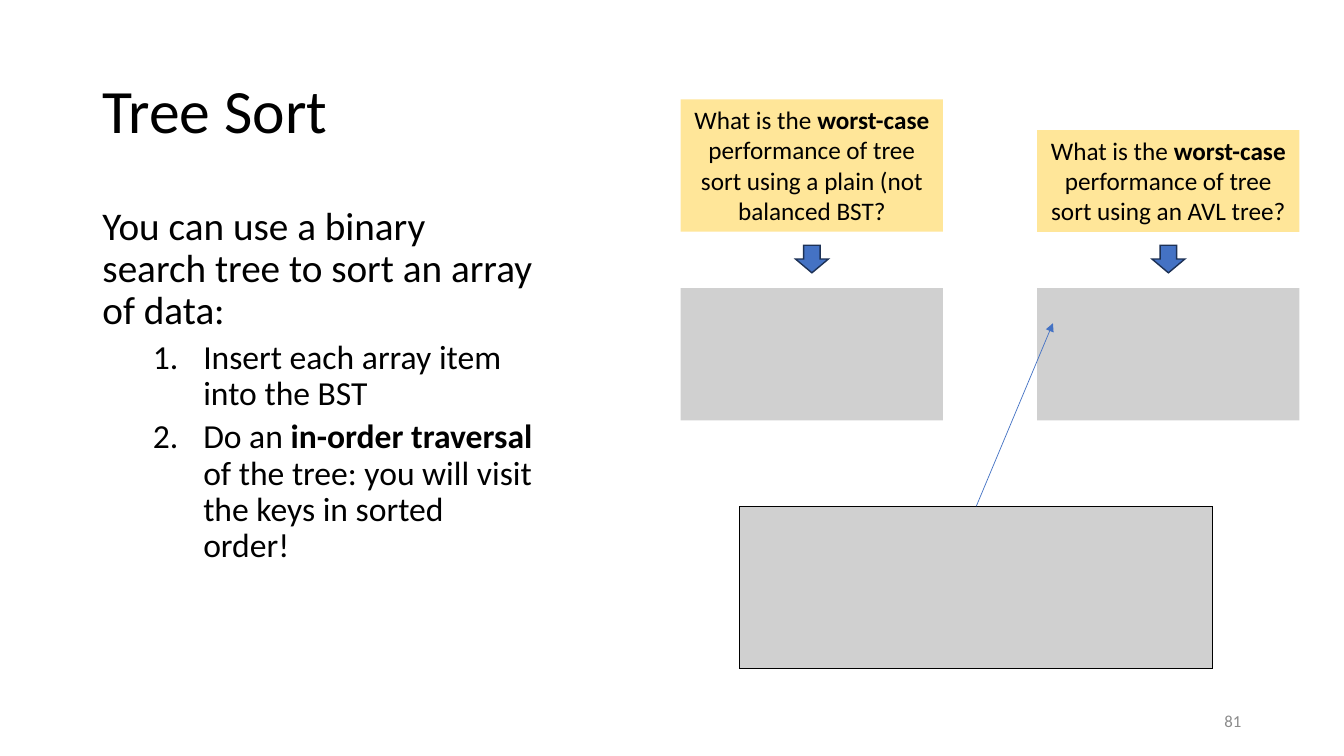
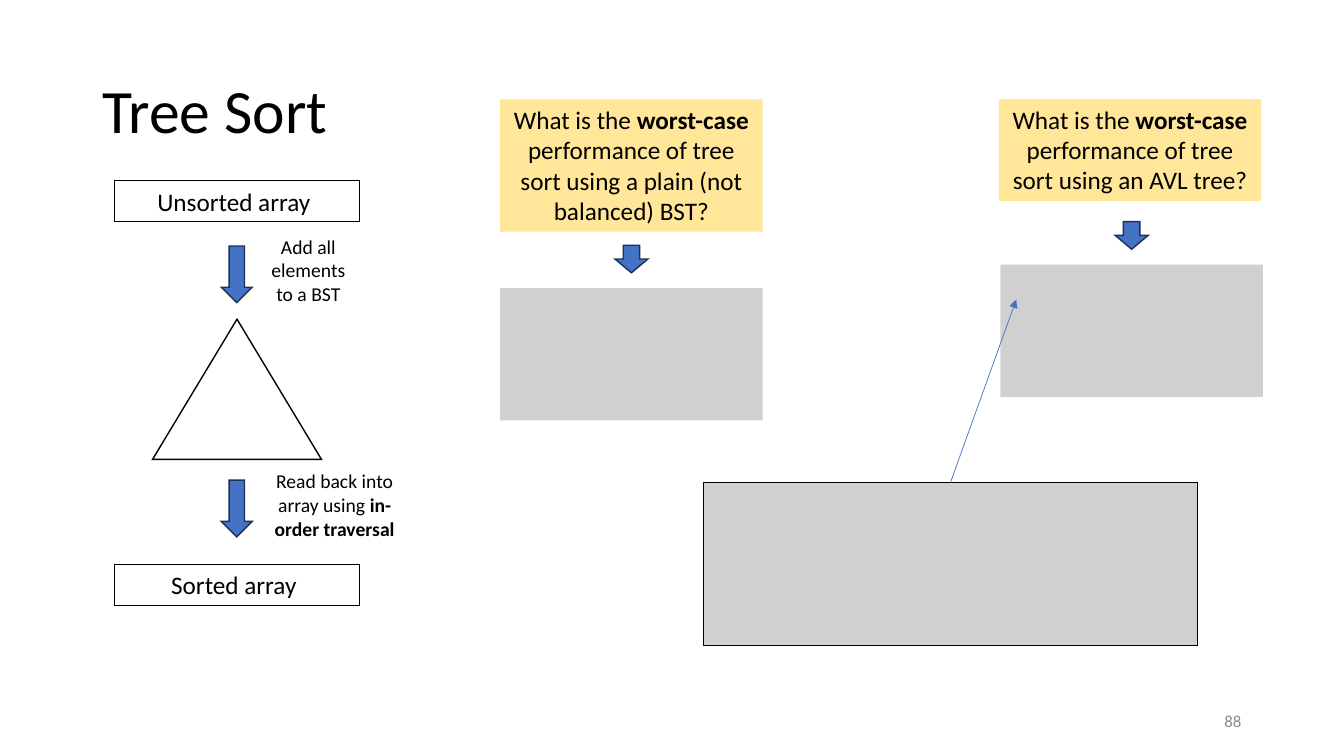
Before and after one commit to tjd1234/cmpt225summer2023, a slide deck: slide 88 of lecture_notes/week10/week10_BST.pptx (slide 81 before the commit). Drawn at 1344x756 pixels with LibreOffice and Linux fonts; fonts in the diff are those of the drawing; grey boxes stand for pictures. Boxes give left, top, right and bottom in pixels: in the first picture for what was removed or moved away, otherwise in the second. Text is boxed around its words. In the diff, an @@ line names an element or a change of style, - is before the commit and + after.

Commit message:
updated

```diff
--- a/lecture_notes/week10/week10_BST.pptx
+++ b/lecture_notes/week10/week10_BST.pptx
@@ rectangle "What is the worst-case performance ...": place and size @@
-rectangle "What is the worst-case performance ..." at <box>681,100,943,232</box>
+rectangle "What is the worst-case performance ..." at <box>500,100,762,232</box>
@@ text in rectangle at <box>514,111,749,224</box>: text changed @@
-What is the worst-case performance of tree sort using a plain (not balanced BST?
+What is the worst-case performance of tree sort using a plain (not balanced) BST?
@@ rectangle "What is the worst-case performance ...": place and size @@
-rectangle "What is the worst-case performance ..." at <box>1037,130,1300,232</box>
+rectangle "What is the worst-case performance ..." at <box>999,99,1261,201</box>
@@ text removed at <box>102,212,532,558</box> @@
-You can use a binary search tree to sort an array of data:
-  1. Insert each array item into the BST
-  2. Do an in-order traversal of the tree: you will visit the keys in sorted order!
@@ down arrow: place and size @@
-down arrow at <box>1152,245,1186,272</box>
+down arrow at <box>1115,222,1148,249</box>
@@ down arrow: place and size @@
-down arrow at <box>796,245,829,272</box>
+down arrow at <box>615,245,648,272</box>
@@ picture: place and size @@
-picture at <box>1037,288,1300,420</box>
+picture at <box>1001,265,1263,397</box>
@@ picture added at <box>500,288,762,420</box> @@
@@ picture removed at <box>681,288,943,420</box> @@
@@ arrow moved from (977, 506) - (1054, 324) to (951, 483) - (1016, 299) @@
@@ group added at <box>114,180,395,605</box>: 2 rectangles, 2 down arrows, 2 texts, 1 triangle @@
+Unsorted array
+Add all elements to a BST
+Sorted array
+Read back into array using in-order traversal
@@ picture: place and size @@
-picture at <box>740,506,1213,669</box>
+picture at <box>704,483,1199,646</box>
@@ page number at <box>1224,715,1241,727</box>: text changed @@
-81
+88
```
Also in this commit, not shown: 4 other slides changed, 7 slides added.
